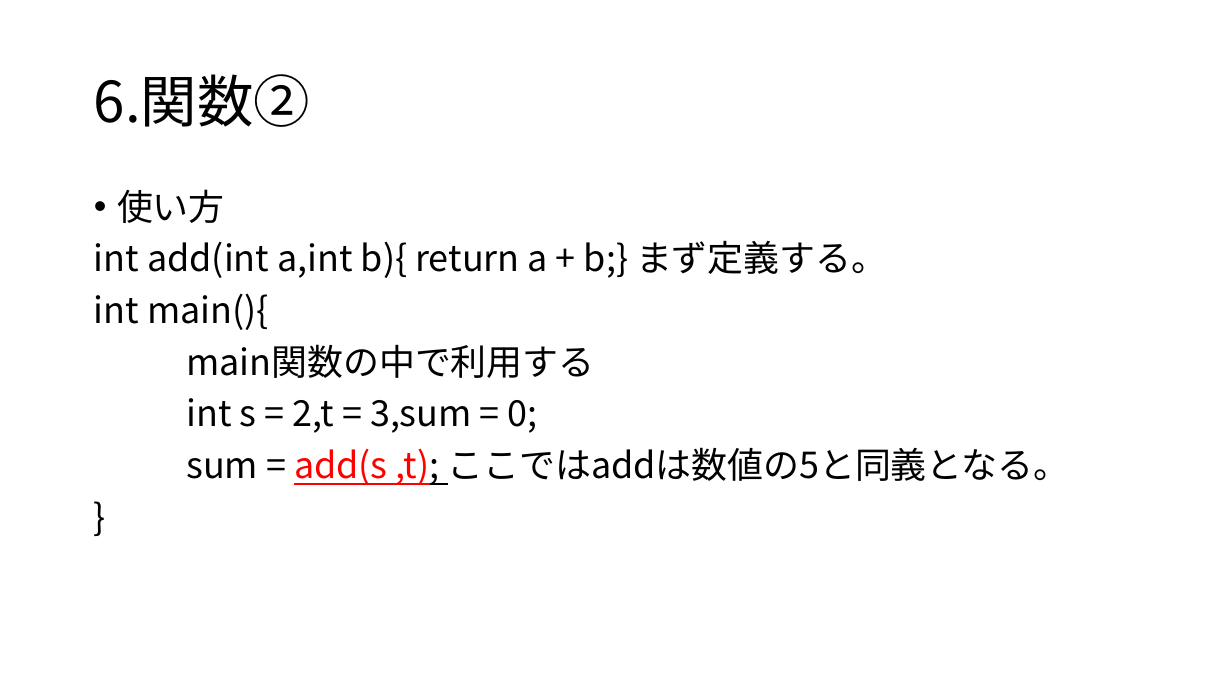
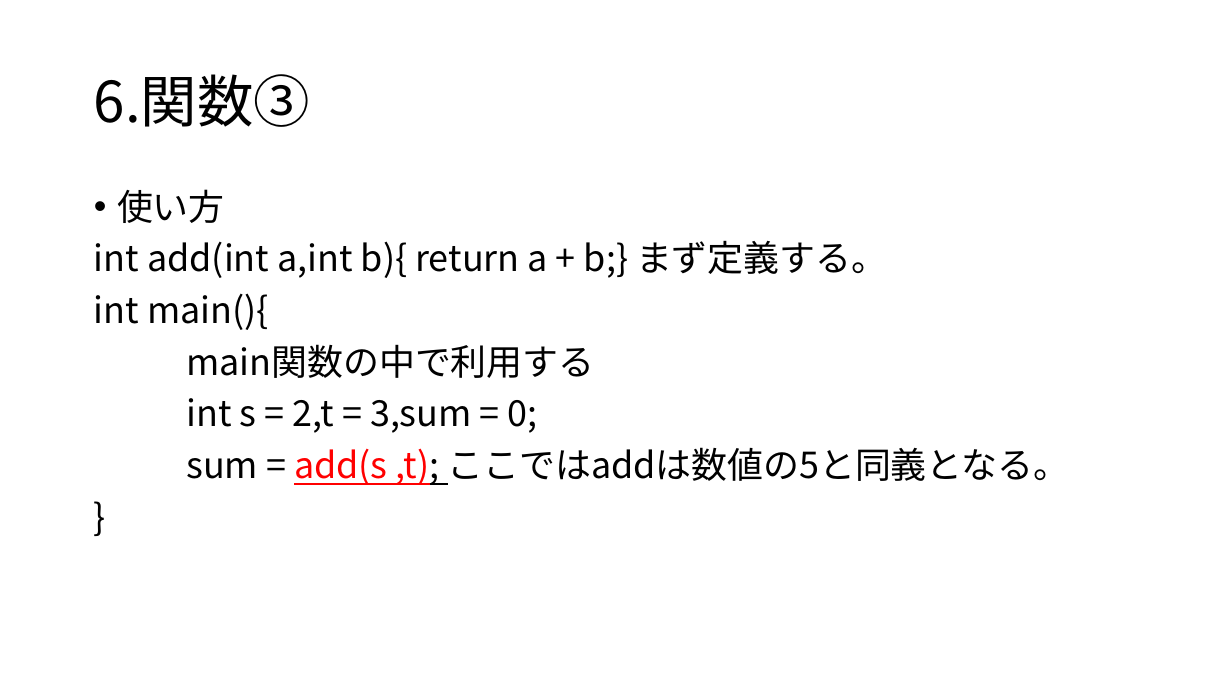
Before and after one commit to AD58-3104/brains_c_study, a slide deck: slide 22 of document/C言語勉強会.pptx (slide 21 before the commit). Drawn at 1232x693 pixels with LibreOffice and Linux fonts; fonts in the diff are those of the drawing. Boxes give left, top, right and bottom in pixels: in the first picture for what was removed or moved away, otherwise in the second. Text is boxed around its words. In the diff, an @@ line names an element or a change of style, - is before the commit and + after.

```diff
--- a/document/C言語勉強会.pptx
+++ b/document/C言語勉強会.pptx
@@ title at (94,74,310,127): text changed @@
-6.関数②
+6.関数③
```
Also in this commit, not shown: 2 other slides changed, 12 slides added.
